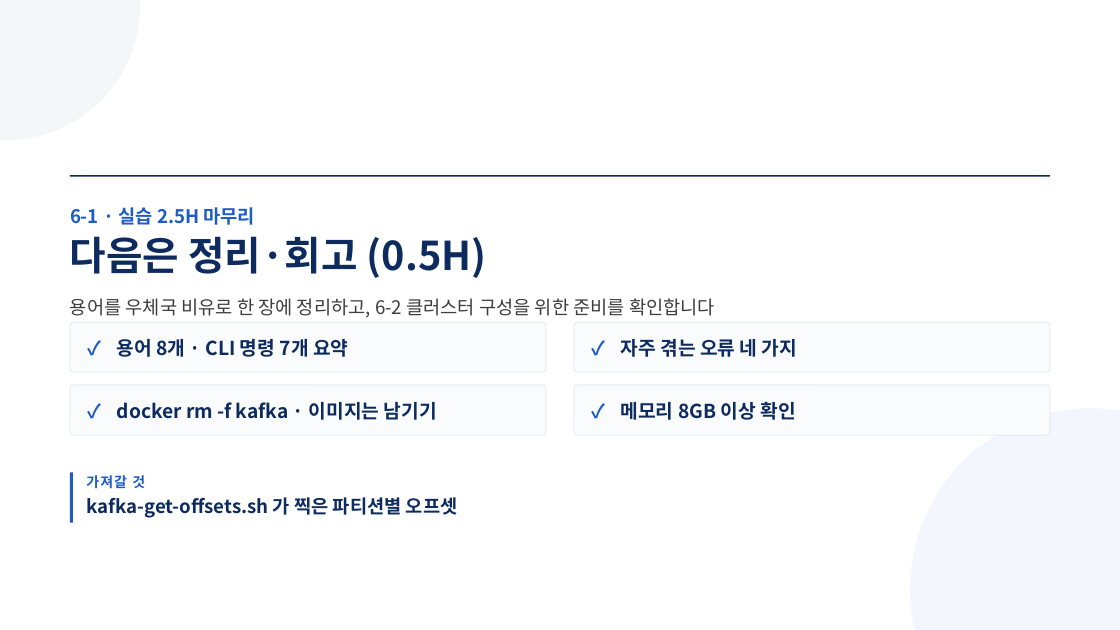
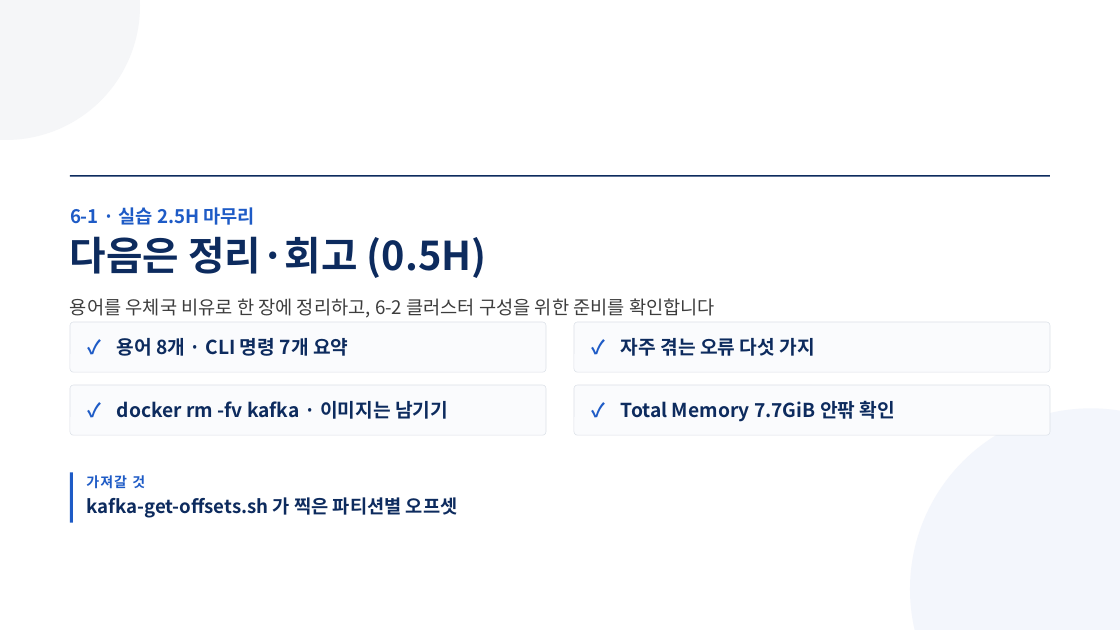
Before and after one commit to aebonlee/materials, a slide deck: slide 11 of data-eng/decks/w6d1s2.pptx. Drawn at 1120x630 pixels with LibreOffice and Linux fonts; fonts in the diff are those of the drawing. Boxes give left, top, right and bottom in pixels: in the first picture for what was removed or moved away, otherwise in the second. Text is boxed around its words. In the diff, an @@ line names an element or a change of style, - is before the commit and + after.

```diff
--- a/data-eng/decks/w6d1s2.pptx
+++ b/data-eng/decks/w6d1s2.pptx
@@ text at [621,338,814,356]: text changed @@
-자주 겪는 오류 네 가지
+자주 겪는 오류 다섯 가지
@@ text at [117,401,448,419]: text changed @@
-docker rm -f kafka · 이미지는 남기기
+docker rm -fv kafka · 이미지는 남기기
@@ text at [621,400,895,422]: text changed @@
-메모리 8GB 이상 확인
+Total Memory 7.7GiB 안팎 확인
```
Also in this commit, not shown: 6 other slides changed, 9 other files.
